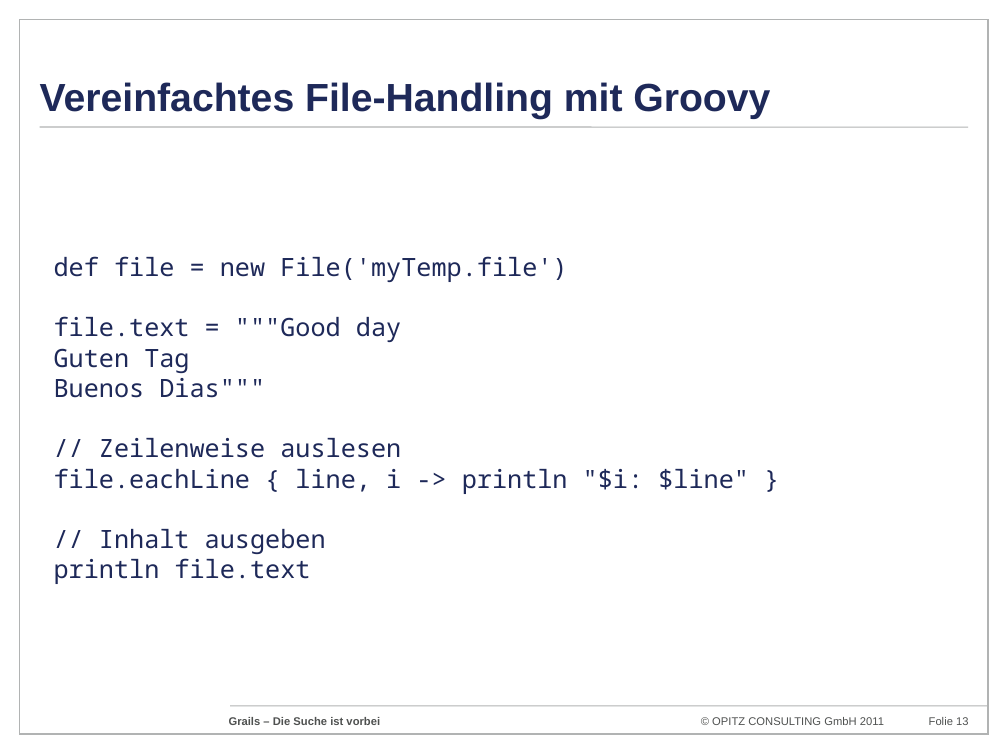
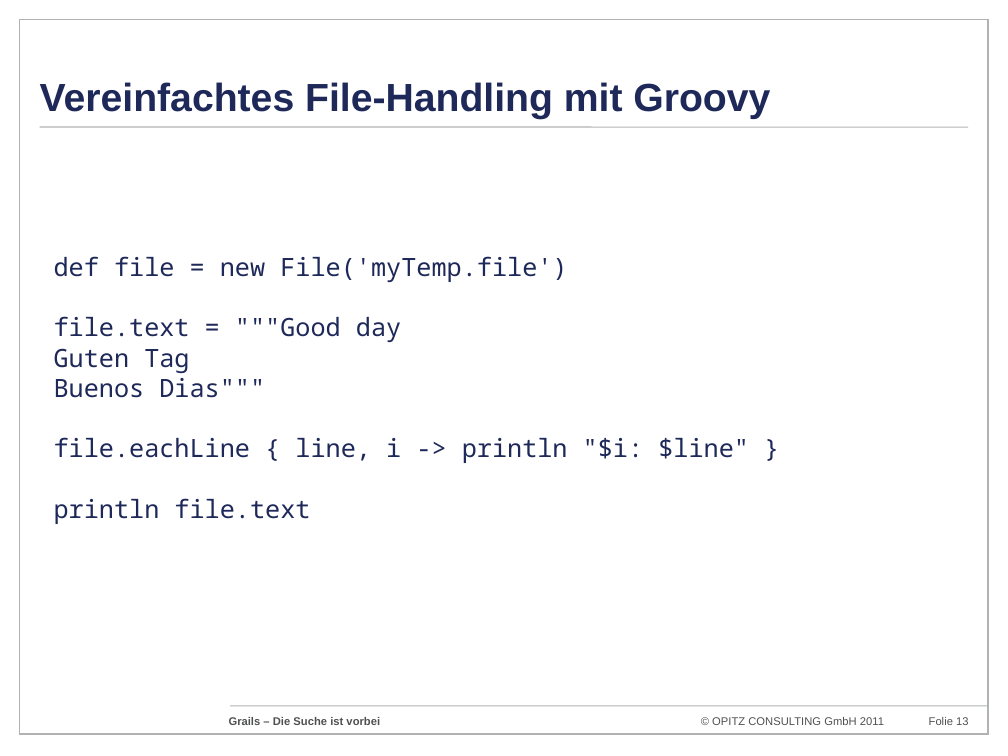
Before and after one commit to codescape/presentations, a slide deck: slide 13 of grails-die-suche-ist-vorbei/grails-doagkonferenz-2011.pptx. Drawn at 1008x756 pixels with LibreOffice and Linux fonts; fonts in the diff are those of the drawing; background and template pictures are left out. Boxes give left, top, right and bottom in pixels: in the first picture for what was removed or moved away, otherwise in the second. Text is boxed around its words. In the diff, an @@ line names an element or a change of style, - is before the commit and + after.

```diff
--- a/grails-die-suche-ist-vorbei/grails-doagkonferenz-2011.pptx
+++ b/grails-die-suche-ist-vorbei/grails-doagkonferenz-2011.pptx
@@ text at bbox=[99, 438, 401, 458]: paragraph removed @@
-// Zeilenweise auslesen
@@ text at bbox=[99, 529, 326, 554]: paragraph removed @@
-// Inhalt ausgeben
```
Also in this commit, not shown: 6 other slides changed, 1 slide added.
